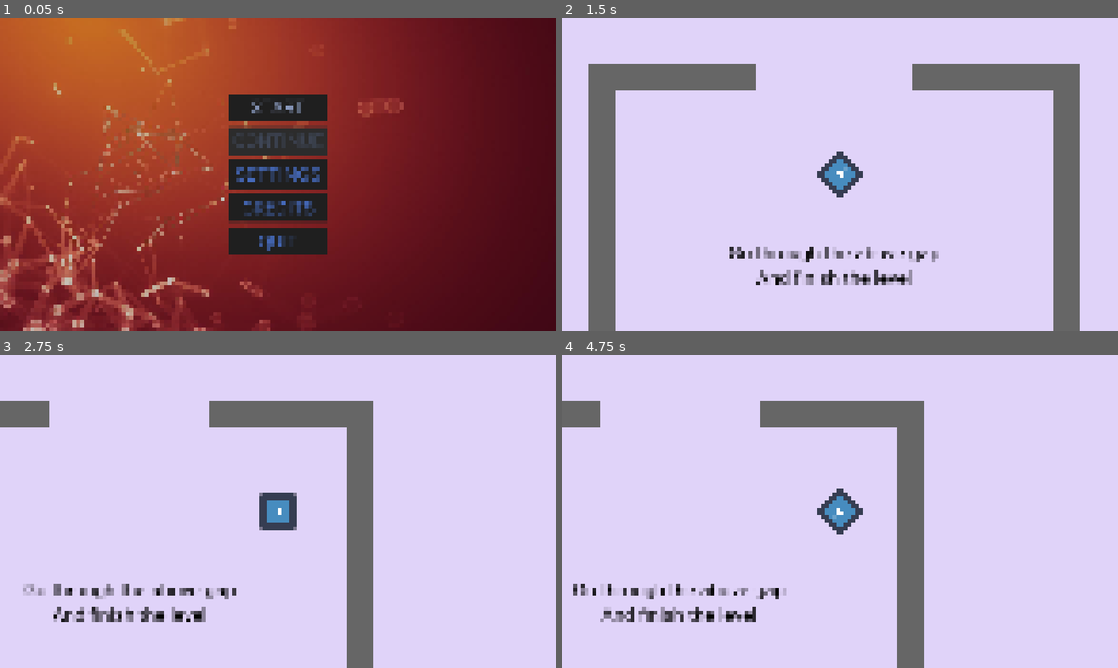
Above: before the commit, frames 1-4 (two rows, left to right).
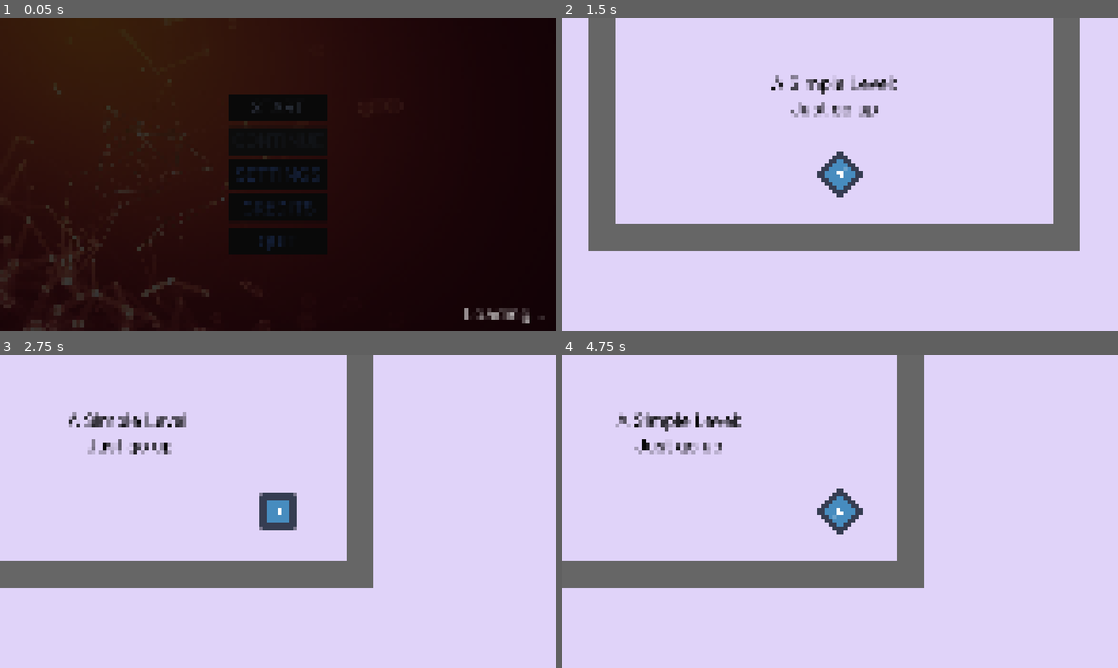
Above: after the commit, the same moments.

Repository: doruktuna/godot-template
Game: Godot game, scene res://scenes/scene_manager/scene_manager.tscn
The game is run twice, just before and just after one commit, with the same random seed, the same clock (stepped at 60 frames per second) and the same inputs. The engine's default icon, where the game draws it, is replaced by a stand-in: a white triangle on a blue panel in a dark square.
Inputs (mouse positions are in pixels of both pictures, inside the frame that each line leads up to):
- Up to frame 1 (0.05 s): no input
- Up to frame 2 (1.5 s): click "START" at 0.5 s; tap Enter at 1.25 s; move the mouse to (962, 158) at 1.27 s; press the mouse at (962, 158) at 1.28 s; hold D (right) from 1.28 s (still down)
- Up to frame 3 (2.75 s): tap T (test) at 1.55 s; release D (right) at 2 s; release the mouse at (400, 495) at 2 s; drag from (166, 527) to (200, 405) at 2.02 s
- Up to frame 4 (4.75 s): move the mouse to (895, 442) at 2.77 s; press the mouse at (895, 442) at 2.78 s; hold D (right) 2.78-3.5 s; tap T (test) at 3.05 s; release the mouse at (895, 442) at 3.5 s; drag from (812, 574) to (673, 464) at 3.52 s; tap Space at 4.25 s; move the mouse to (1006, 558) at 4.27 s; hold A (left) from 4.28 s (still down); hold T (test) from 4.28 s (still down)

The runs differ from the first frame. In frame 1, 95% of the frame differs, in the area x 0-100%, y 0-100%; in frame 2, 17%; in frame 3, 12%; in frame 4, 12%.

Commit message:
FEAT: Initial save load system which saves loads the active scene and setups the player

Diff:
--- a/entities/player/player.gd
+++ b/entities/player/player.gd
@@ -38,3 +38,21 @@
 func end_persisting() -> void:
 	process_mode = Node.PROCESS_MODE_INHERIT
 	velocity = Vector2.ZERO
+
+
+func save() -> Dictionary:
+	var data := {
+		"global_position": global_position,
+		"rotation": rotation,
+		"sprite_rotation": sprite.rotation,
+		"color_ind": color_ind
+	}
+	return data
+
+
+func load(data: Dictionary) -> void:
+	global_position = data["global_position"]
+	rotation = data["rotation"]
+	sprite.rotation = data["sprite_rotation"]
+	color_ind = data["color_ind"]
+	sprite.modulate = COLORS[color_ind]
--- a/entities/player/player.tscn
+++ b/entities/player/player.tscn
@@ -6,7 +6,7 @@
 [sub_resource type="RectangleShape2D" id="RectangleShape2D_d67f2"]
 size = Vector2(128, 128)
 
-[node name="Player" type="CharacterBody2D" unique_id=595098128 groups=["persistent"]]
+[node name="Player" type="CharacterBody2D" unique_id=595098128 groups=["persistent", "saveable"]]
 collision_layer = 2
 collision_mask = 29
 script = ExtResource("1_abrql")
--- a/globals/event_bus.gd
+++ b/globals/event_bus.gd
@@ -7,6 +7,10 @@
 
 # Scene management signals
 signal scene_change_requested(scene: SceneManager.Scene, params: Dictionary)
+
+# Save/load signals
+signal save_requested(file_path: String, cur_scene: SceneManager.Scene)
+signal load_requested(file_path: String)
 
 # Level/Game signals
 signal quit_requested
--- /dev/null
+++ b/globals/save_manager.gd
@@ -0,0 +1,73 @@
+extends Node
+
+const SAVE_VERSION := 1
+
+
+func _ready() -> void:
+	EventBus.save_requested.connect(_on_save_requested)
+	EventBus.load_requested.connect(_on_load_requested)
+
+
+func _on_save_requested(file_path: String, cur_scene: SceneManager.Scene) -> void:
+	var data: Dictionary = {"cur_scene": cur_scene}
+	var saveable_nodes := get_tree().get_nodes_in_group("saveable")
+	for sn in saveable_nodes:
+		data[sn.get_path()] = sn.save()
+	print("Save data: ", data)
+	save_data(file_path, data)
+
+
+func _on_load_requested(file_path: String) -> void:
+	var data: Dictionary = load_data(file_path)
+	var params := {"load_data": data}
+	EventBus.scene_change_requested.emit(data["cur_scene"], params)
+
+
+func load_saveable_nodes(data: Dictionary) -> void:
+	var saveable_nodes := get_tree().get_nodes_in_group("saveable")
+	for sn in saveable_nodes:
+		if sn.get_path() in data:
+			sn.load(data[sn.get_path()])
+
+
+func save_data(file_path: String, data: Dictionary) -> bool:
+	data["version"] = SAVE_VERSION
+
+	var full_path := "user://save_" + file_path + ".dat"
+	var tmp_path := full_path + ".tmp"
+	var file := FileAccess.open(tmp_path, FileAccess.WRITE)
+	if file == null:
+		push_error("Save failed: %s" % error_string(FileAccess.get_open_error()))
+		return false
+	file.store_var(data)
+	file.close()
+
+	# Swap in only after a complete write, so a crash mid-save can't corrupt the old save
+	DirAccess.rename_absolute(tmp_path, full_path)
+	print("Saved to: ", full_path)
+
+	# Write a text version of the file for debugging
+	if OS.is_debug_build():
+		var debug_file := FileAccess.open(full_path + ".debug.txt", FileAccess.WRITE)
+		debug_file.store_string(var_to_str(data))
+	return true
+
+
+func load_data(file_path: String) -> Dictionary:
+	var full_path := "user://save_" + file_path + ".dat"
+	if not FileAccess.file_exists(full_path):
+		push_error("Load file doesn't exist: ", full_path)
+		return {}
+
+	var file := FileAccess.open(full_path, FileAccess.READ)
+	if file == null:
+		push_error("Load failed: %s" % error_string(FileAccess.get_open_error()))
+		return {}
+
+	var data = file.get_var()
+	if typeof(data) != TYPE_DICTIONARY:
+		push_error("Save file is corrupt or not a dictionary")
+		return {}
+
+	# TODO Add version migration while loading
+	return data
--- a/project.godot
+++ b/project.godot
@@ -24,6 +24,7 @@
 EventBus="*uid://cw5lau77eyhif"
 DebugOverlay="*uid://cftl1iy03fmos"
 SettingsManager="*uid://dmyk0ntvwfej5"
+SaveManager="*uid://lmfs0pfjqtbd"
 
 [display]
 
@@ -119,6 +120,16 @@
 "events": [Object(InputEventKey,"resource_local_to_scene":false,"resource_name":"","device":-1,"window_id":0,"alt_press …(192 unchanged characters)…
 ]
 }
+quick_save={
+"deadzone": 0.2,
+"events": [Object(InputEventKey,"resource_local_to_scene":false,"resource_name":"","device":-1,"window_id":0,"alt_pressed":false,"shift_pressed":false,"ctrl_pressed":false,"meta_pressed":false,"pressed":false,"keycode":0,"physical_keycode":4194342,"key_label":0,"unicode":0,"location":0,"echo":false,"script":null)
+]
+}
+quick_load={
+"deadzone": 0.2,
+"events": [Object(InputEventKey,"resource_local_to_scene":false,"resource_name":"","device":-1,"window_id":0,"alt_pressed":false,"shift_pressed":false,"ctrl_pressed":false,"meta_pressed":false,"pressed":false,"keycode":0,"physical_keycode":4194343,"key_label":0,"unicode":0,"location":0,"echo":false,"script":null)
+]
+}
 
 [layer_names]
 
--- a/scenes/levels/start_level.tscn
+++ b/scenes/levels/start_level.tscn
@@ -167,7 +167,7 @@
 offset_bottom = -1258.0
 theme_type_variation = &"LevelLabel"
 text = "Try action button
-to grow/shrink"
+to rotate"
 horizontal_alignment = 1
 autowrap_mode = 2
 
@@ -191,7 +191,7 @@
 offset_bottom = -3110.0
 theme_type_variation = &"LevelLabel"
 text = "You can save/load as well
-Use F5 and F8 for quick save/load
+Use F11 and F12 for quick save/load
 Or use pause menu to save/load"
 horizontal_alignment = 1
 autowrap_mode = 2
@@ -219,7 +219,7 @@
 debug_color = Color(0.3335298, 0.6056067, 0.42073593, 0.41960785)
 
 [node name="Player" parent="." unique_id=595098128 instance=ExtResource("3_4b4lo")]
-position = Vector2(0, -4456)
+position = Vector2(0, -2)
 
 [node name="CanvasLayer" type="CanvasLayer" parent="." unique_id=680209922]
 
--- a/scenes/scene_manager/scene_manager.gd
+++ b/scenes/scene_manager/scene_manager.gd
@@ -1,7 +1,7 @@
 class_name SceneManager
 extends Node
 
-@export var start_scene: PackedScene
+@export var start_scene: Scene
 
 @onready var scene_container: Node = $SceneContainer
 @onready var persist_objects: Node = $PersistObjects
@@ -21,6 +21,8 @@
 	Scene.LEVEL_2: "uid://m3wdqb178x4o",
 }
 
+var cur_scene: Scene
+
 
 func _ready() -> void:
 	instantiate_start_scene()
@@ -28,27 +30,29 @@
 
 
 func _input(event: InputEvent) -> void:
-	if event.is_action_pressed("test"):
-		print("--- TEST ---")
-		var search := "Player"
-		var child := scene_container.find_child(search, true, false)
-		if child:
-			print("A pn match is found: ", search, ", ", child)
-		else:
-			print("A pn match couldn't be found: ", search, ", in ", scene_container)
-		print()
+	if event.is_action_pressed("quick_save"):
+		EventBus.save_requested.emit("quick_save", cur_scene)
+
+	if event.is_action_pressed("quick_load"):
+		EventBus.load_requested.emit("quick_save")
 
 
 func instantiate_start_scene() -> void:
+	get_tree().paused = true
 	snapshot.hide()
 
-	var scene_to_add := start_scene.instantiate()
-	scene_container.add_child(scene_to_add)
+	ResourceLoader.load_threaded_request(SCENES[start_scene])
 
-	animation_player.play("fade_out")
-	await animation_player.animation_finished
+	var new_scene := await add_new_scene(start_scene)
+	var original_mode := new_scene.process_mode
+	new_scene.process_mode = Node.PROCESS_MODE_DISABLED
 
-	transition_layer.hide()
+	# Fade in and unpause the game
+	await fade_in_animation()
+	new_scene.process_mode = original_mode
+	get_tree().paused = false
+
+	cur_scene = start_scene
 
 
 func _on_scene_change_request(scene: Scene, params: Dictionary) -> void:
@@ -56,7 +60,7 @@
 	change_to_scene(scene, params)
 
 
-func change_to_scene(scene: Scene, _params: Dictionary) -> void:
+func change_to_scene(scene: Scene, params: Dictionary) -> void:
 	get_tree().paused = true
 
 	# Reparent persistent objects to PersistObjects node so that they aren't freed
@@ -78,10 +82,25 @@
 	# Restore persistent objects to the new scene
 	restore_persistent_objects()
 
+	# If its a load, set saveable objects' properties
+	if params and params.has("load_data"):
+		await SaveManager.load_saveable_nodes(params["load_data"])
+
+	# Allow a frame to settle changes
+	new_scene.process_mode = original_mode
+	get_tree().paused = false
+	await get_tree().process_frame
+	await get_tree().process_frame
+	await get_tree().process_frame
+	new_scene.process_mode = Node.PROCESS_MODE_DISABLED
+	get_tree().paused = true
+
 	# Fade in and unpause the game
 	await fade_in_animation()
 	new_scene.process_mode = original_mode
 	get_tree().paused = false
+
+	cur_scene = scene
 
 
 func capture_persistent_objects() -> void:
Not shown, added: globals/save_manager.gd.uid
